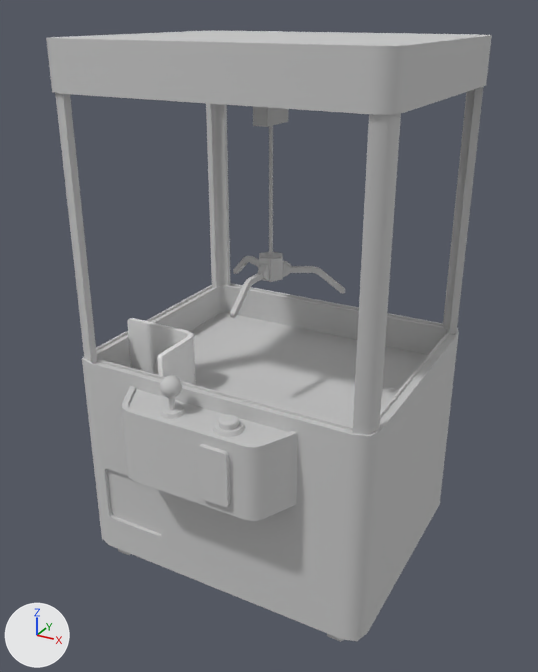
What one commit did to the FBX model Assets/Graphics/Probs/Funiture/FBX/Claw_Machine_001.FBX.
Before and after are seen from a camera (50 mm lens) standing at (1.004, -1.837, 1.667) and looking at (0.01, -0.03, 0.764). Every picture has the same lights, and +X, +Y and +Z are marked at lower left. Where no turn or scale is listed for an object, it has been applied to the vertices.

In view in the first picture: 'Claw_Machine_001', 'Claw_Machine_001_Barricade', 'Claw_Machine_001_Door', 'Claw_Machine_001_MainClaw'.
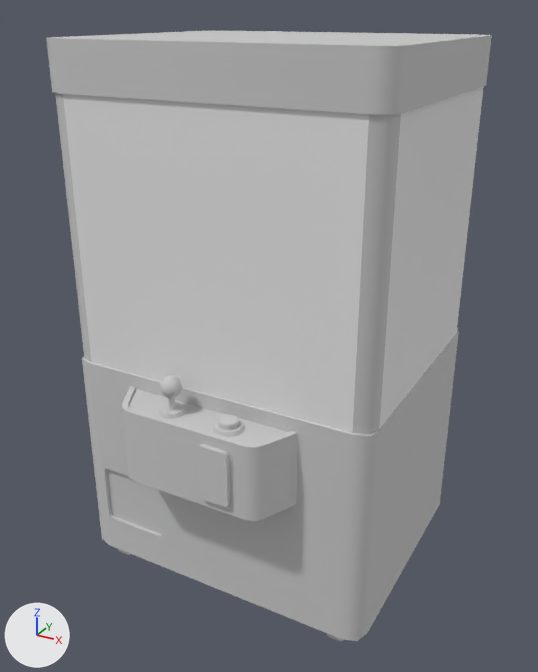
Patch to the scene script:
```diff
--- a/Assets/Graphics/Probs/Funiture/FBX/Claw_Machine_001.FBX.py
+++ b/Assets/Graphics/Probs/Funiture/FBX/Claw_Machine_001.FBX.py
@@ me_mesh_001_1 @@
+me_mesh_001_1.from_pydata(...)  # 32 vertices, 24 faces; spans x -0.468..0.468, y -0.343..0.443, z 0.701..1.476
@@ ob_claw_machine_001_glass @@
+ob_claw_machine_001_glass = bpy.data.objects.new('Claw_Machine_001_Glass', me_mesh_001_1)
+ob_claw_machine_001_glass.location = (0.0, 0.0, 0.0)
```

Where the change shows, as pixel boxes (x1, y1, x2, y2) in the pictures (538 x 672 px):
'Claw_Machine_001_Glass', added
    after: (63, 86, 484, 433)
'Claw_Machine_001_Barricade', unchanged, covered by the edit
    before: (127, 318, 196, 385)
